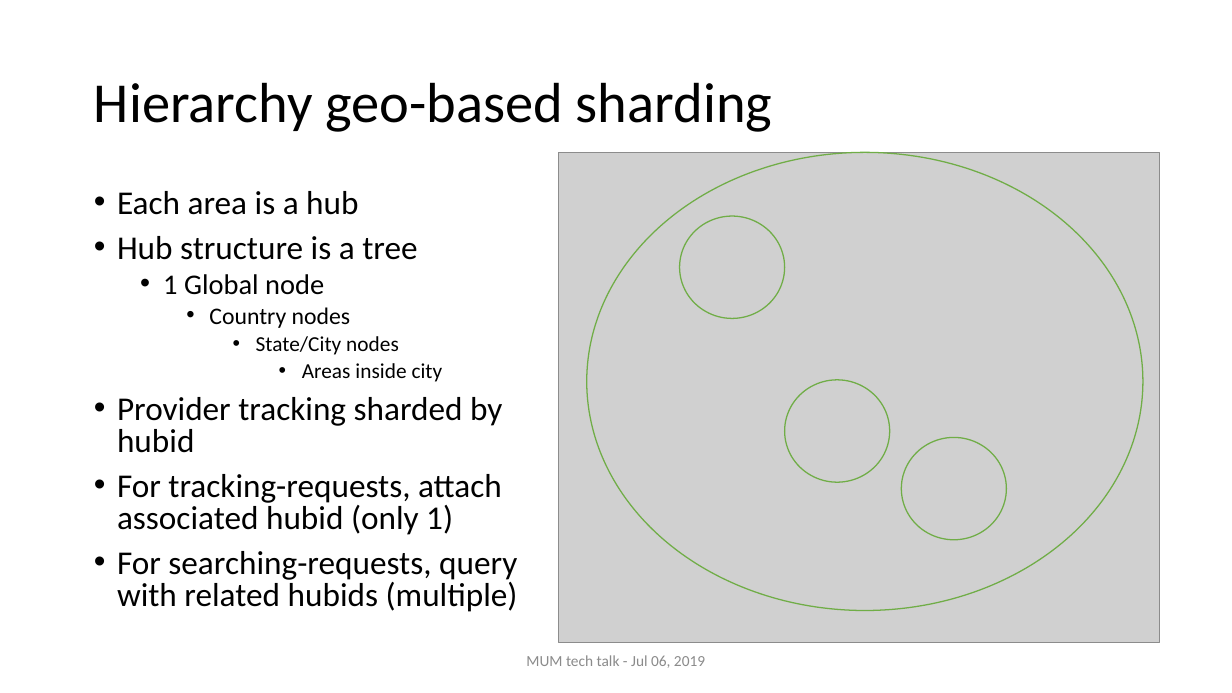
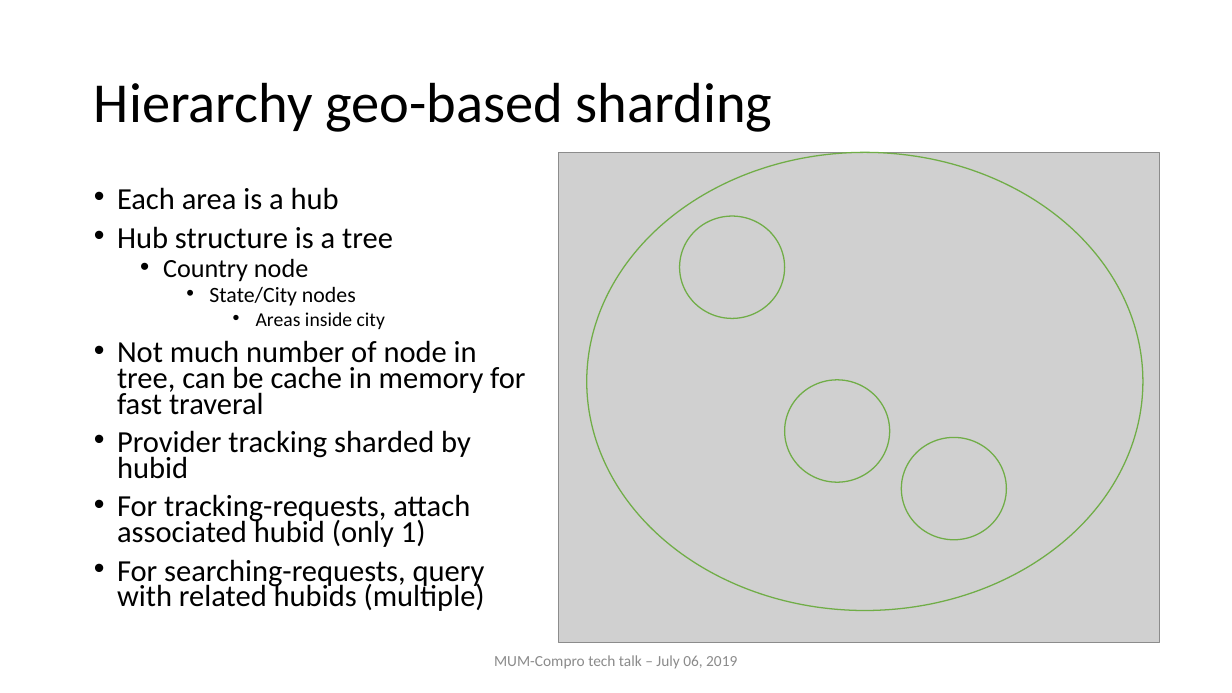
Before and after one commit to nghianghesi/hms, a slide deck: slide 7 of slide.pptx. Drawn at 1232x693 pixels with LibreOffice and Linux fonts; fonts in the diff are those of the drawing; grey boxes stand for pictures. Boxes give left, top, right and bottom in pixels: in the first picture for what was removed or moved away, otherwise in the second. Text is boxed around its words. In the diff, an @@ line names an element or a change of style, - is before the commit and + after.

```diff
--- a/slide.pptx
+++ b/slide.pptx
@@ text at [117,187,485,611]: size 25.9 to 23.8 pt in "Each area is a hub", "Hub structure is a tree", "Provider tracking sharded by hubid", "For tracking-requests, attach associated hubid (only 1)" and 1 more places; size 16.6 to 17 pt in "State/City nodes"; size 16.6 to 15.3 pt in "Areas inside city"; line spacing 0.8 to 0.7; list level 4 to 3 in "State/City nodes"; list level 5 to 4 in "Areas inside city" @@
@@ text at [163,258,308,282]: text changed; size 18.5 to 20.4 pt @@
-  • 1 Global node
-    • Country nodes
+  • Country node
@@ text at [117,340,525,415]: paragraph added @@
+• Not much number of node in tree, can be cache in memory for fast traveral
@@ text at [494,655,737,669]: text changed @@
-MUM tech talk - Jul 06, 2019
+MUM-Compro tech talk – July 06, 2019
```
Also in this commit, not shown: 27 other slides changed, 1 slide added.
